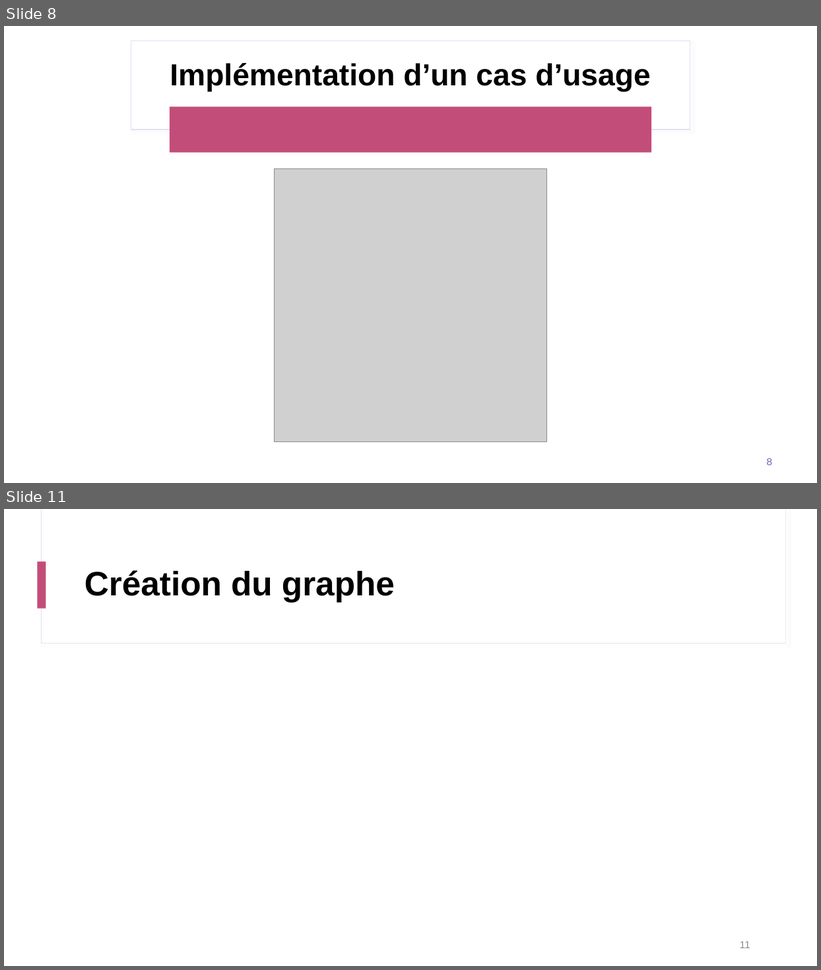
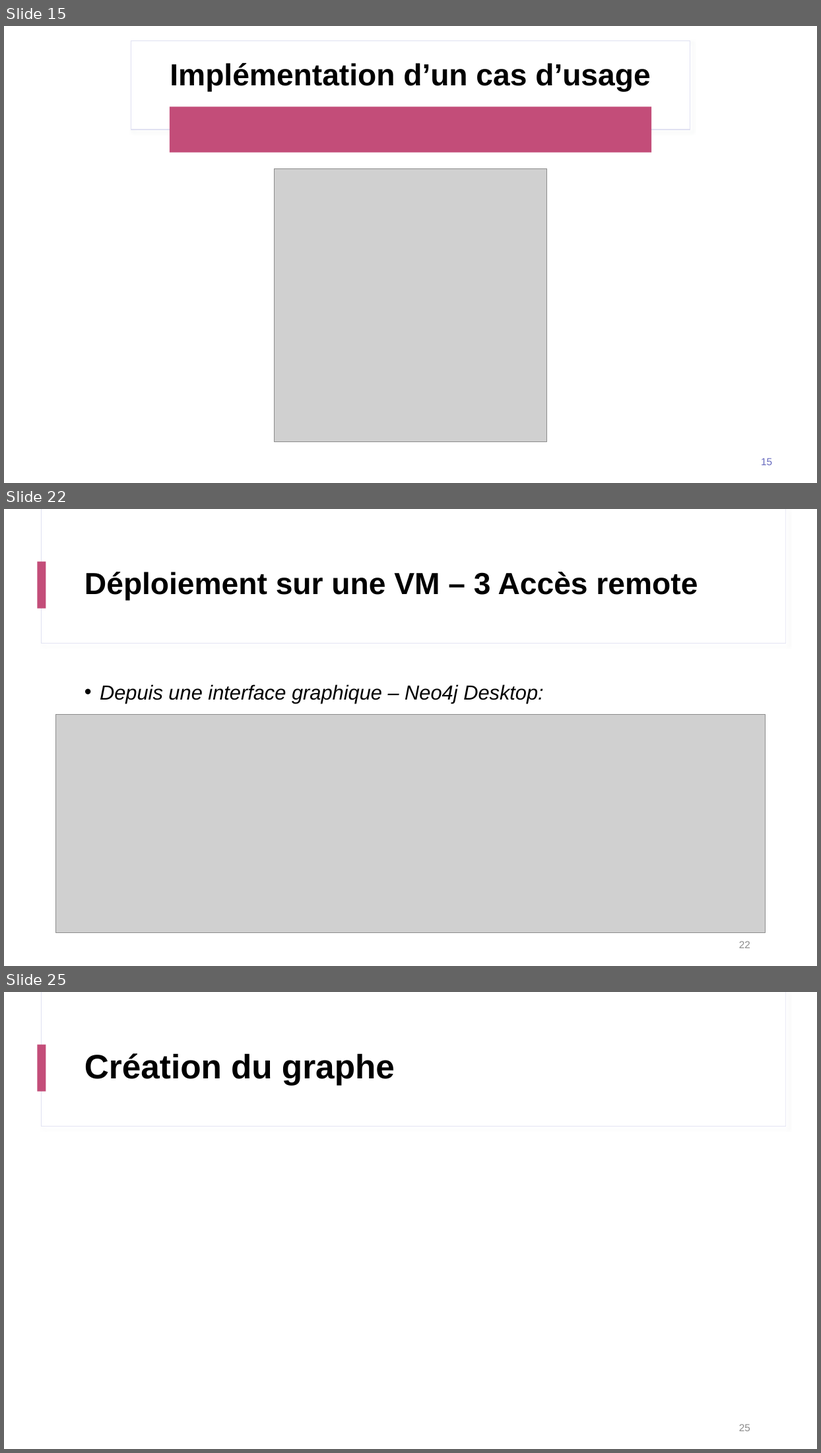
Before and after one commit to clementmariebrisson/neo4j-recommandation-engine, a slide deck: Presentation Neo4j.pptx. Shown one above the other, each under a label of ours: slides 8 and 11 before the commit, slides 15, 22 and 25 after it; the slides between them are not shown. The pictures are 821x970 and 821x1453 pixels, drawn with LibreOffice and Linux fonts; fonts in the diff are those of the drawing; grey boxes stand for pictures. Boxes give left, top, right and bottom in pixels: in the first picture for what was removed or moved away, otherwise in the second. Text is boxed around its words. In the diff, an @@ line names an element or a change of style, - is before the commit and + after.

```diff
--- a/Presentation Neo4j.pptx
+++ b/Presentation Neo4j.pptx
@@ slide 22 added at (x1=4, y1=509, x2=817, y2=966), background #FFFFFF; not listed: 3 template elements that a slide beside it also shows @@
@@ title added at (x1=85, y1=572, x2=698, y2=601), 36 pt, text #000000, bold @@
+Déploiement sur une VM – 3 Accès remote
@@ text added at (x1=100, y1=685, x2=544, y2=704), 24 pt, text #000000, italic @@
+• Depuis une interface graphique – Neo4j Desktop:
@@ picture added at (x1=56, y1=714, x2=766, y2=933) @@
@@ page number added at (x1=739, y1=941, x2=750, y2=949), 12 pt, text #8C8C8C @@
+22
@@ what was slide 8 is now slide 15 @@
@@ page number at (x1=761, y1=458, x2=772, y2=466): text changed @@
-8
+15
@@ what was slide 11 is now slide 25 @@
@@ page number at (x1=739, y1=1424, x2=750, y2=1432): text changed @@
-11
+25
```
Also in this commit, not shown: 4 slides changed, 13 other slides added, 1 other file.
